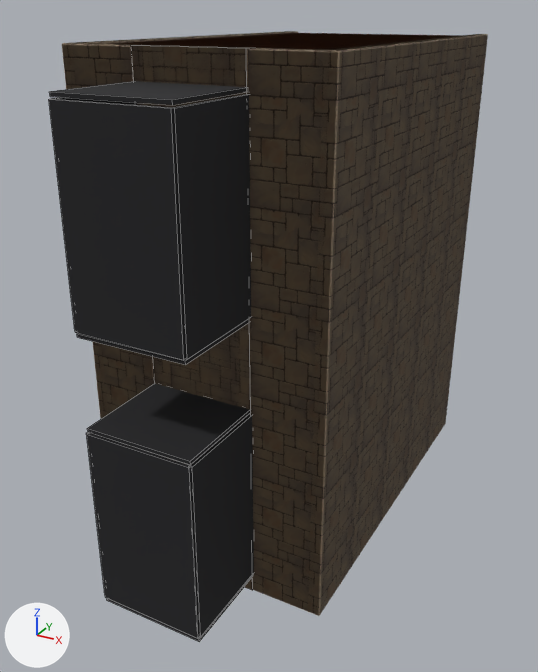
Two versions of the Blender file assets-source/props/stairwell/stairwell.blend, one commit apart.
The view is the same before and after, from a 50 mm camera at (4.12, -10.95, 4.43) aimed at (-0.06, -3.35, 0.63). Arrows for +X, +Y and +Z are at lower left; the lights stay in place. The first picture is the older version. Mesh edges are drawn as thin lines on the coarser meshes.

Objects in the first picture: 'StairDown back wall infill.001', 'StairDown back wall side', 'StairDown back wall side.001', 'StairDown recess back', 'StairDown recess cap', 'StairDown recess cap.001', 'StairDown recess side', 'StairDown recess side.001', 'StairDown side stone.001', 'StairUp back wall infill', 'StairUp back wall infill.001', 'StairUp recess back', 'StairUp recess cap', 'StairUp recess cap.001', 'StairUp recess side', 'StairUp recess side.001' and 3 more.
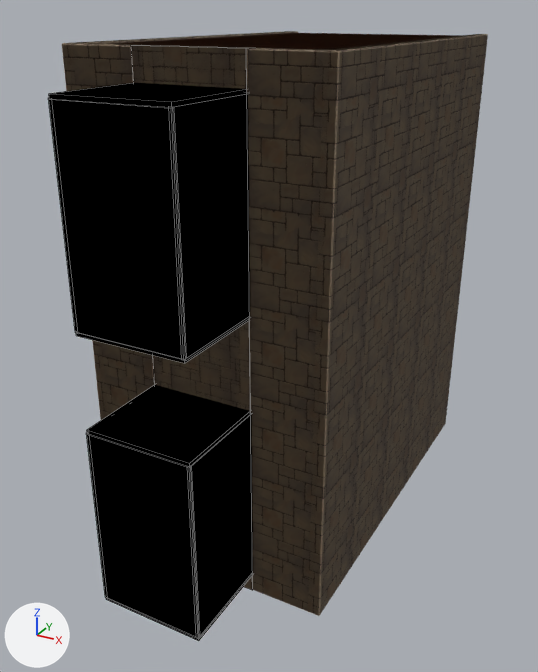
Changed parts and their boxes (x1, y1, x2, y2) in the pictures (538 x 672 px):
'StairUp recess back', recoloured (darker): (49, 99, 185, 360) in both
'StairUp recess side.001', recoloured, moved: before (173, 94, 251, 359); after (169, 93, 250, 361)
'StairDown recess back', recoloured (darker): (87, 434, 199, 639) in both
'StairDown recess side.001', recoloured, moved: before (189, 414, 254, 638); after (187, 414, 253, 639)
'StairDown recess cap', recoloured, moved, rescaled: before (107, 576, 252, 642); after (87, 385, 251, 466)
'StairDown recess cap.001', deleted (black): before (87, 384, 251, 465)
'StairUp recess cap', recoloured, moved, rescaled: before (77, 319, 250, 365); after (49, 83, 248, 107)
'StairUp recess cap.001', deleted (black): before (49, 81, 247, 105)
'StairUp recess floor', added: after (76, 318, 250, 363)
'StairDown recess floor', now drawn: after (106, 576, 252, 641)
'StairUp recess side', recoloured: (48, 97, 137, 333) in both
'StairDown recess side', recoloured: (87, 432, 161, 522) in both

Edits to the bpy script that builds the scene:
```text
Change mat_stairwell_dark_recess:
    remove n0 = _N.new('ShaderNodeBsdfPrincipled'); n0.name = 'Principled BSDF'
    remove n0.inputs[0].default_value = (0.012, 0.012, 0.014, 1.0)  # 'Base Color', black #1d1d1f
    remove n0.inputs[2].default_value = 1.0  # 'Roughness'
    add n2 = _N.new('ShaderNodeRGB'); n2.name = 'Color'
    add n2.outputs[0].default_value = (0.0, 0.0, 0.0, 1.0)  # 'Color', black #000000
    where n1 = _N.new('ShaderNodeOutputMaterial'); n1.name = 'Material Output'
    remove _L.new(n0.outputs[0], n1.inputs[0])  # 'BSDF' to 'Surface'
    add _L.new(n2.outputs[0], n1.inputs[0])  # 'Color' to 'Surface'
Change me_cube_018:
    used by ob_stairup_recess_cap; parent = ob_stairup; location = (0.0, -5.55, 1.58)
    remove me_cube_018.from_pydata(...)  # 8 vertices, 6 faces; spans x -0.625..0.625, y -0.57..0.57, z -0.02..0.02
    add me_cube_018.from_pydata(...)  # 8 vertices, 6 faces; spans x -0.625..0.625, y -0.69..0.69, z -0.02..0.02
    me_cube_018 part 1: the whole mesh is scaled about its middle by (1, 1.21, 1)
Change me_cube_115:
    used by ob_stairdown_recess_cap; parent = ob_stairdown; location = (0.0, -5.55, -1.66)
    remove me_cube_115.from_pydata(...)  # 8 vertices, 6 faces; spans x -0.625..0.625, y -0.57..0.57, z -0.02..0.02
    add me_cube_115.from_pydata(...)  # 8 vertices, 6 faces; spans x -0.625..0.625, y -0.69..0.69, z -0.02..0.02
    me_cube_115 part 2: the whole mesh is scaled about its middle by (1, 1.21, 1)
Add me_cube_018_1:
    me_cube_018_1.from_pydata(...)  # a box spanning x -0.625..0.625, y -0.69..0.69, z -0.02..0.02
    me_cube_018_1.materials.append(mat_stairwell_dark_recess)
Change ob_stairup_recess_side_001:
    ob_stairup_recess_side_001.location: (0.625, -5.55, 2.68) -> (0.615, -5.44, 2.68)
Change ob_stairup_recess_cap:
    ob_stairup_recess_cap.location: (0.0, -5.55, 1.58) -> (0.0, -5.44, 3.765)
Remove ob_stairup_recess_cap_001:
    ob_stairup_recess_cap_001 = bpy.data.objects.new('StairUp recess cap.001', me_cube_019)
    ob_stairup_recess_cap_001.parent = ob_stairup
    ob_stairup_recess_cap_001.location = (0.0, -5.55, 3.78)
Change ob_stairdown_recess_side_001:
    ob_stairdown_recess_side_001.location: (0.625, -5.55, -0.56) -> (0.615, -5.44, -0.56)
Change ob_stairdown_recess_cap:
    ob_stairdown_recess_cap.location: (0.0, -5.55, -1.66) -> (0.0, -5.44, 0.525)
Remove ob_stairdown_recess_cap_001:
    ob_stairdown_recess_cap_001 = bpy.data.objects.new('StairDown recess cap.001', me_cube_116)
    ob_stairdown_recess_cap_001.parent = ob_stairdown
    ob_stairdown_recess_cap_001.location = (0.0, -5.55, 0.54)
Add ob_stairup_recess_floor:
    ob_stairup_recess_floor = bpy.data.objects.new('StairUp recess floor', me_cube_018_1)
    ob_stairup_recess_floor.parent = ob_stairup
    ob_stairup_recess_floor.location = (0.0, -5.44, 1.601)
```
